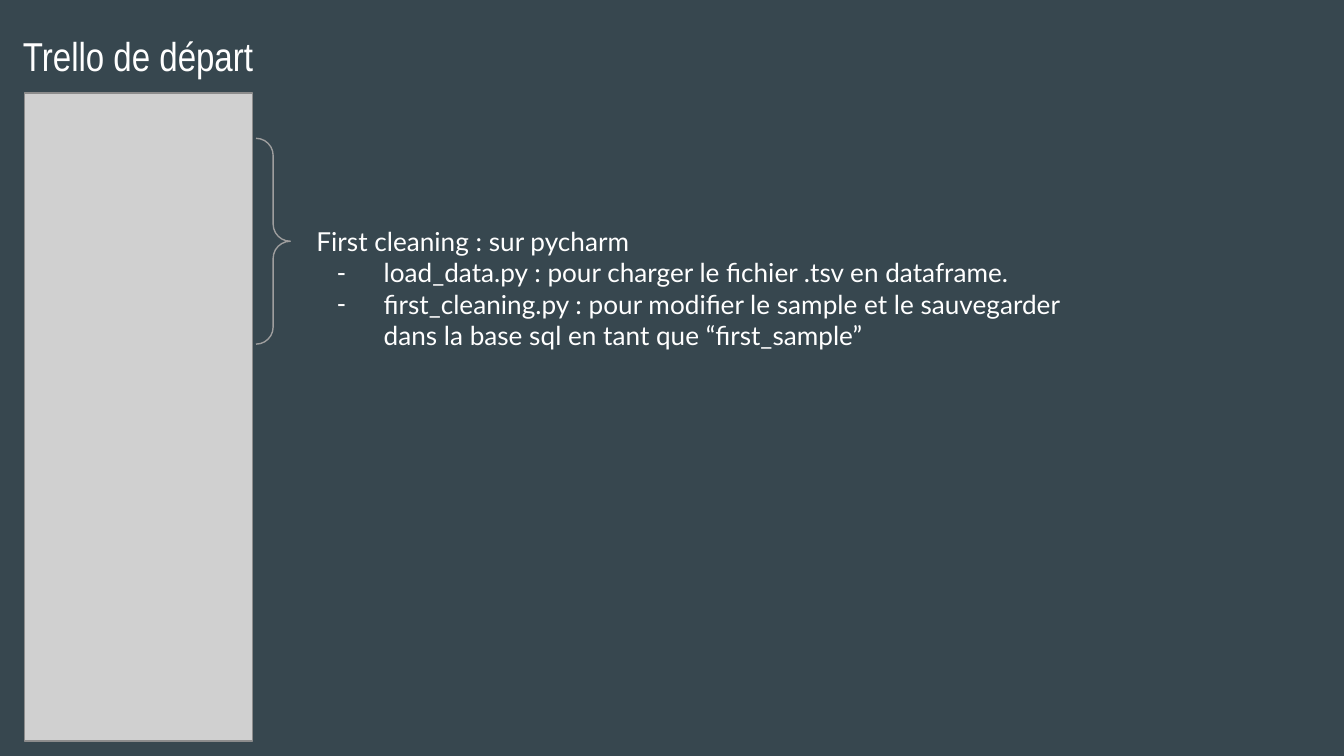
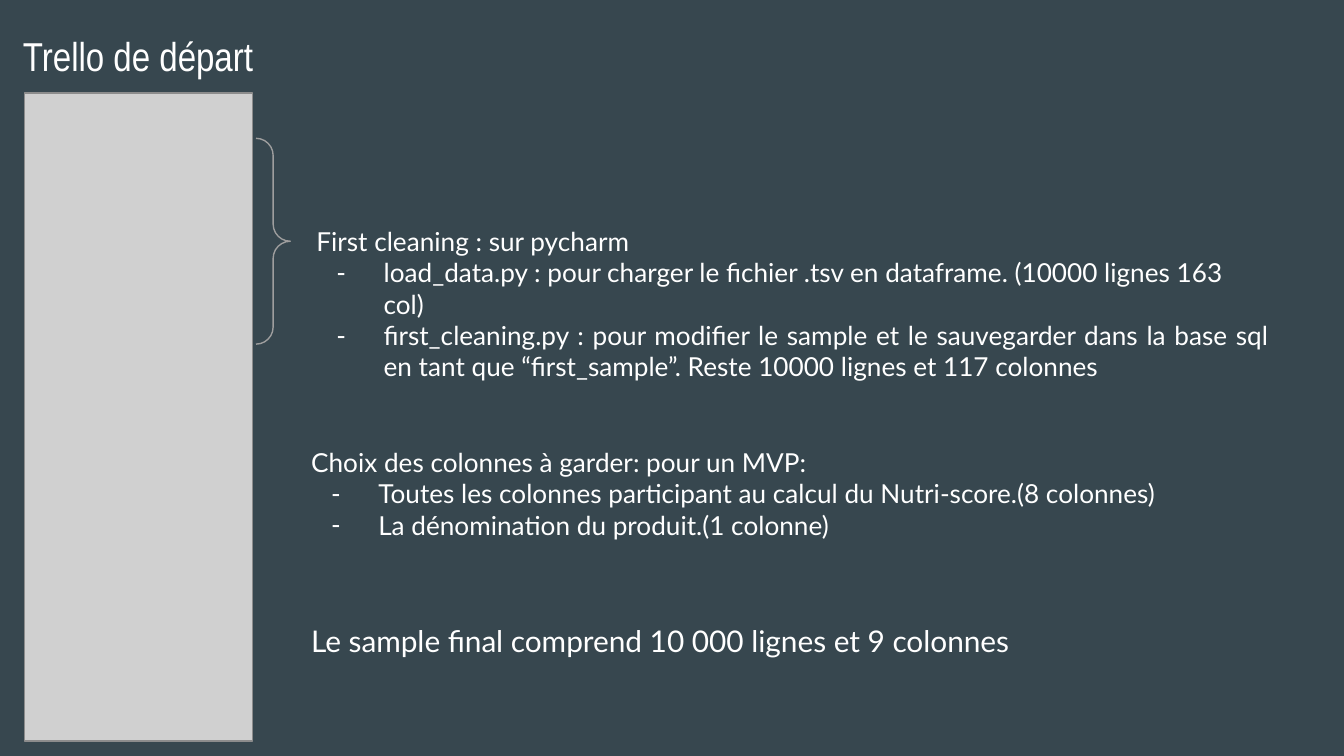
Before and after one commit to MarieDeSmedt/FoodFlix, a slide deck: slide 6 of FOODFLIX.pptx. Drawn at 1344x756 pixels with LibreOffice and Linux fonts; fonts in the diff are those of the drawing; grey boxes stand for pictures. Boxes give left, top, right and bottom in pixels: in the first picture for what was removed or moved away, otherwise in the second. Text is boxed around its words. In the diff, an @@ line names an element or a change of style, - is before the commit and + after.

Commit message:
upload2

```diff
--- a/FOODFLIX.pptx
+++ b/FOODFLIX.pptx
@@ text at [384,262,1268,381]: text changed @@
-– load_data.py : pour charger le fichier .tsv en dataframe.
-– first_cleaning.py : pour modifier le sample et le sauvegarder dans la base sql en tant que “first_sample”
+– load_data.py : pour charger le fichier .tsv en dataframe. (10000 lignes 163 col)
+– first_cleaning.py : pour modifier le sample et le sauvegarder dans la base sql en tant que “first_sample”. Reste 10000 lignes et 117 colonnes
@@ text added at [311,452,1155,539], 14 pt, text #FFFFFF @@
+Choix des colonnes à garder: pour un MVP:
+– Toutes les colonnes participant au calcul du Nutri-score.(8 colonnes)
+– La dénomination du produit.(1 colonne)
@@ text added at [311,630,1010,658], 16 pt, text #FFFFFF @@
+Le sample final comprend 10 000 lignes et 9 colonnes
```
